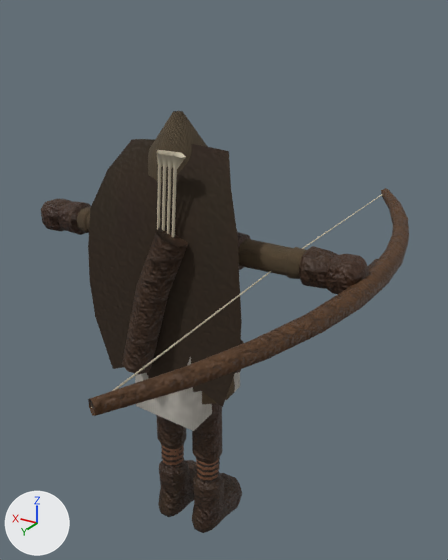
Renders of the glTF model csharp/Unciv.Godot/Packs/units/models/unit/Composite Bowman.glb from each side of a commit.
Before and after are seen from a 50 mm lens placed at (-0.598, 0.859, 0.997), pointed at (-0.033, -0.083, 0.526). Lighting does not change. The marker at lower left points along +X, +Y and +Z. The first picture is the older version. Where no turn or scale is listed for an object, it has been applied to the vertices. Vertices at exactly the same position are counted once.

Names of what the first picture shows: 'Bow', 'Rogue_Cape', 'Warrior'.
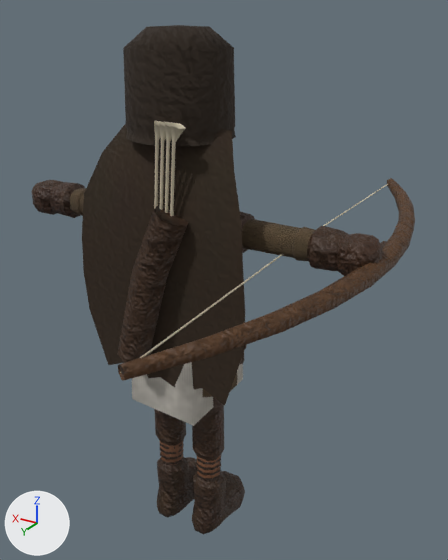
Where the newer file only moved an object's origin or applied its transform, the numbers keep the older frame.

Where the change shows, as pixel boxes (x1, y1, x2, y2) in the pictures (448 x 560 px; the box of a moved part takes in the faces that stretch with it):
'Warrior', reshaped, rescaled (7% wider, 21% taller): before (41, 111, 369, 533); after (32, 25, 383, 534)
'Rogue_Cape', moved, rescaled: before (88, 139, 242, 407); after (82, 123, 245, 405)
'Bow', reshaped (7% narrower, 11% shorter): before (88, 188, 409, 416); after (118, 178, 415, 380)
part 1 of me_mesh_skinned, moved or reshaped (not visible before): after (149, 25, 236, 139)
part 2 of me_mesh_skinned, recoloured: before (148, 112, 208, 183); after (123, 27, 235, 146)
part 3 of me_mesh_skinned, recoloured: before (148, 112, 208, 183); after (123, 27, 235, 146)
part 4 of me_mesh_bow, moved or reshaped: before (88, 188, 409, 416); after (118, 178, 415, 380)
part 5 of me_mesh_bow, moved or reshaped: before (91, 194, 383, 408); after (120, 184, 388, 373)
part 6 of me_mesh_bow, moved or reshaped (mostly hidden): before (368, 259, 379, 271); after (380, 241, 387, 248)

The change, as a diff of the scene's bpy script:
```diff
--- a/csharp/Unciv.Godot/Packs/units/models/unit/Composite Bowman.glb.py
+++ b/csharp/Unciv.Godot/Packs/units/models/unit/Composite Bowman.glb.py
@@ me_mesh_skinned @@
 # used by ob_warrior; location = (0.0, 0.0, -0.014); scale = (0.393, 0.393, 0.393)
-me_mesh_skinned.from_pydata(...)  # 2574 vertices, 4783 faces; spans x -0.85..0.85, y -0.25..0.33, z 0.04..2.2
+me_mesh_skinned.from_pydata(...)  # 2584 vertices, 4803 faces; spans x -0.85..0.85, y -0.25..0.33, z 0.04..2.4
+# me_mesh_skinned part 1
+# 6 vertices are removed from x -0.06..0.03, y -0.13..0.02, z 1.85..2.2
+# 43 faces are deleted
+# 66 vertices move from x -0.14..0.15, y -0.12..0.17, z 1.85..2.2 to x -0.22..0.22, y -0.22..0.22, z 1.99..2.4
+# 16 vertices are added at x -0.2..0.08, y -0.22..0.0, z 1.99..2.4
+# 63 new faces join them, mat_fur
+# me_mesh_skinned part 2: 97 kept faces spanning x -0.22..0.22, y -0.22..0.22, z 1.99..2.4 get new vertex colours; the middle colour goes from brown #564935 to brown #2e2216
+# me_mesh_skinned part 3: 97 faces spanning x -0.22..0.22, y -0.22..0.22, z 1.99..2.4 switch from mat_cloth to mat_fur
 me_mesh_skinned.materials.append(mat_wool)
@@ me_mesh_bow @@
 # used by ob_bow; location = (-0.266, -0.049, 0.611)
-me_mesh_bow.from_pydata(...)  # 90 vertices, 168 faces; spans x -0.09..0.086, y -0.508..0.508, z -0.018..0.018
+me_mesh_bow.from_pydata(...)  # 90 vertices, 168 faces; spans x -0.099..0.067, y -0.475..0.479, z 0.017..0.051
+# me_mesh_bow part 4: the loose piece of 68 vertices spanning x -0.09..0.082, y -0.508..0.508, z -0.018..0.018 is scaled about its middle by 0.938, then moved by (-0.014, 0.002, 0.034)
+# me_mesh_bow part 5: the loose piece of 14 vertices spanning x 0.073..0.086, y -0.504..0.504, z -0.002..0.002 is scaled about its middle by (0.943, 0.938, 1.06), then moved by (-0.02, 0.002, 0.034)
+# me_mesh_bow part 6: the loose piece of 8 vertices spanning x -0.075..-0.052, y -0.053..0.053, z -0.01..0.01 is scaled about its middle by (1.06, 0.938, 1.06), then moved by (-0.011, 0.002, 0.034)
 me_mesh_bow.materials.append(mat_leather)
@@ ob_warrior @@
 ob_warrior.location = (0.0, 0.0, -0.014)
-ob_warrior.scale = (0.393, 0.393, 0.393)
+ob_warrior.scale = (0.415, 0.415, 0.415)
@@ ob_rogue_cape @@
 ob_rogue_cape = bpy.data.objects.new('Rogue_Cape', me_mesh_rogue_cape)
-ob_rogue_cape.location = (0.0, 0.0, 0.802)
-ob_rogue_cape.scale = (0.334, 0.216, 0.393)
+ob_rogue_cape.location = (0.0, 0.0, 0.834)
+ob_rogue_cape.scale = (0.352, 0.228, 0.415)
```
